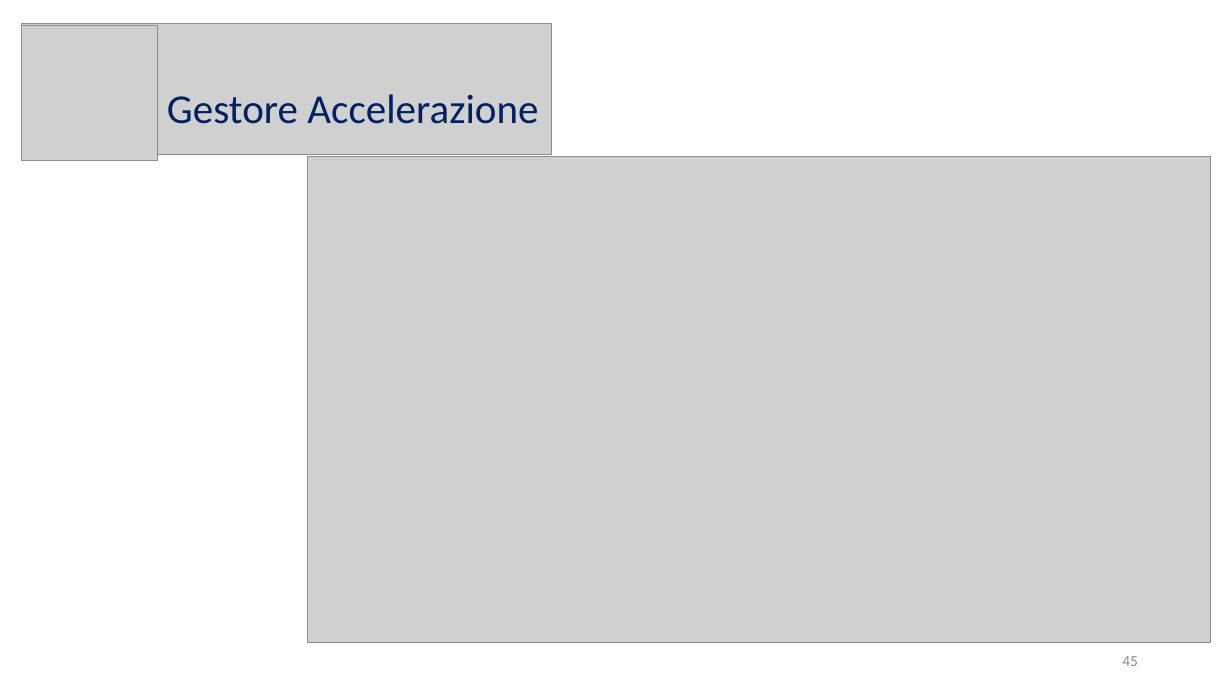
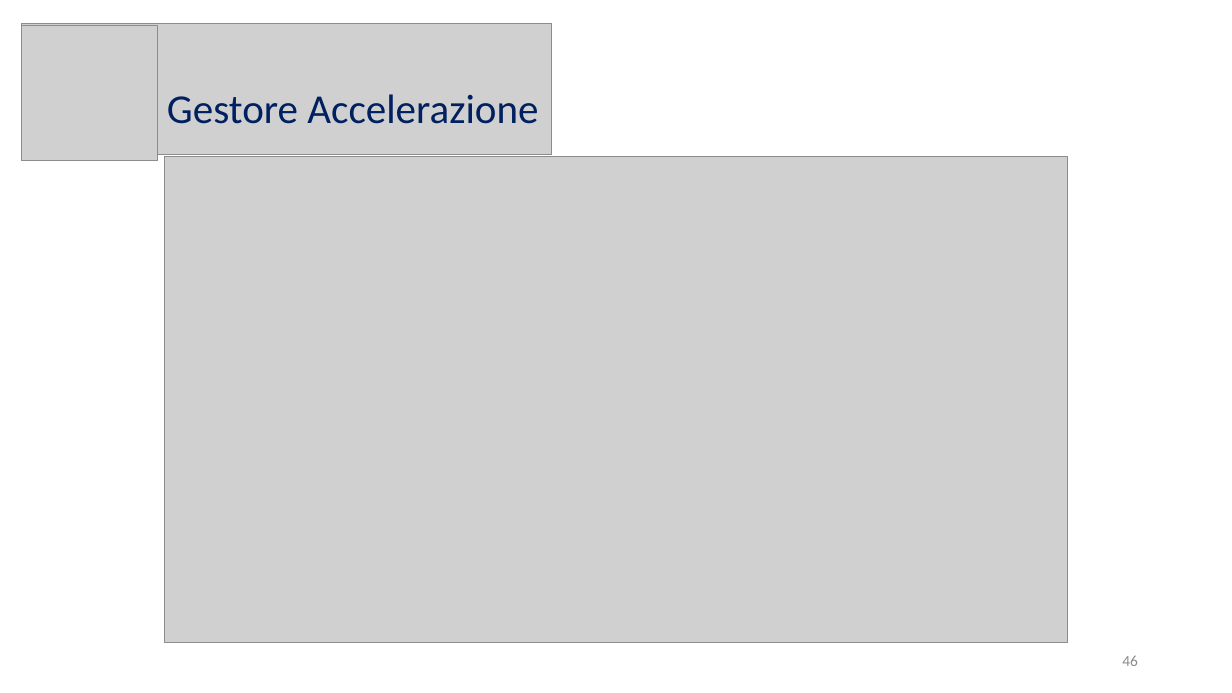
Before and after one commit to Wonderjack996/unimib-software-architecture, a slide deck: slide 46 of Progetto/Presentazione.pptx (slide 45 before the commit). Drawn at 1232x693 pixels with LibreOffice and Linux fonts; fonts in the diff are those of the drawing; grey boxes stand for pictures. Boxes give left, top, right and bottom in pixels: in the first picture for what was removed or moved away, otherwise in the second. Text is boxed around its words. In the diff, an @@ line names an element or a change of style, - is before the commit and + after.

```diff
--- a/Progetto/Presentazione.pptx
+++ b/Progetto/Presentazione.pptx
@@ picture: place and size @@
-picture at (308, 157, 1211, 642)
+picture at (165, 157, 1067, 642)
@@ page number at (1122, 655, 1138, 666): text changed @@
-45
+46
```
Also in this commit, not shown: 10 other slides changed, 4 slides added, 1 slide removed, 6 other files.
